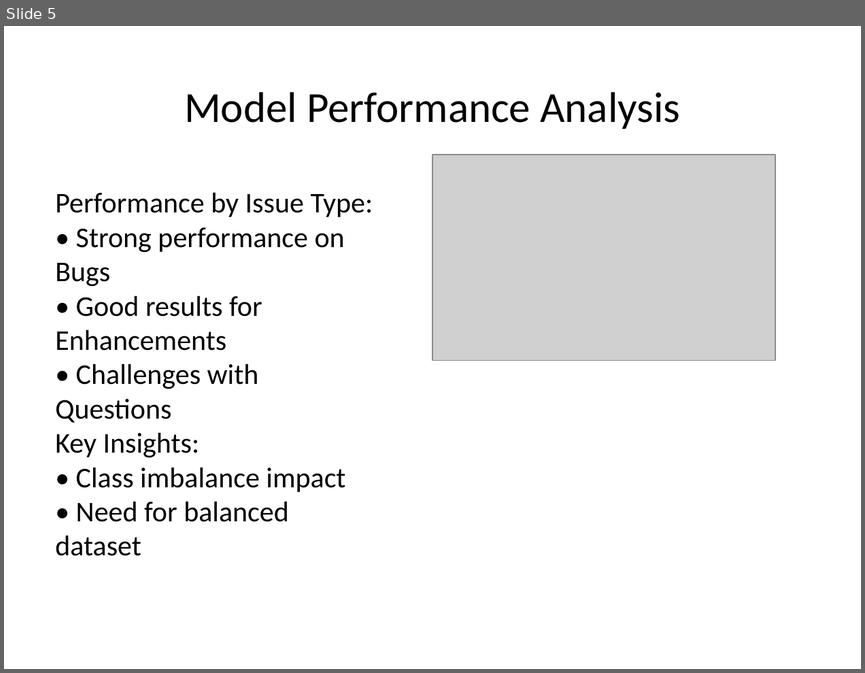
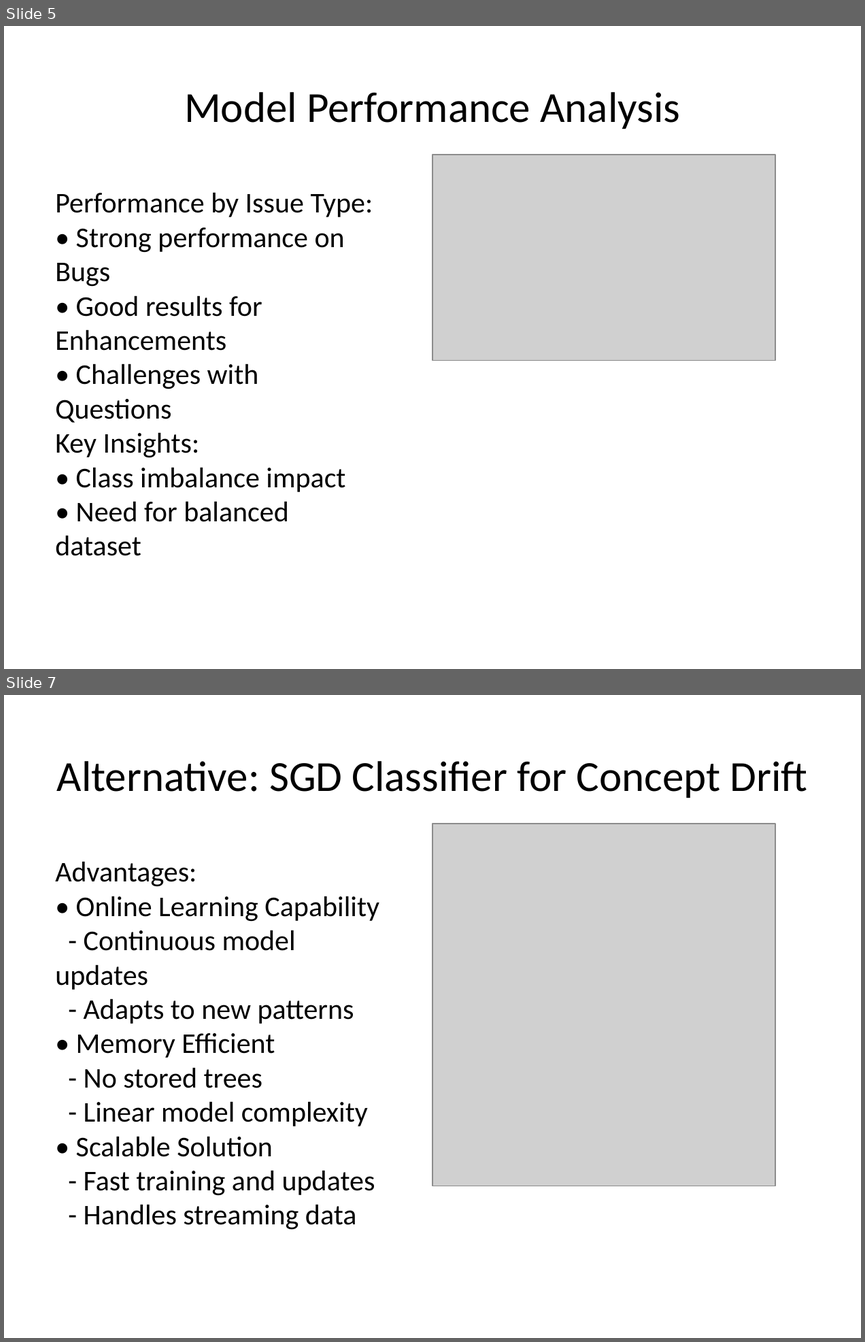
Before and after one commit to Syed007Hassan/MlPipeline-RandomForest, a slide deck: random_forest_presentation_with_images.pptx. Shown one above the other, each under a label of ours: slide 5 before the commit, slides 5 and 7 after it; the slides between them are not shown. The pictures are 865x673 and 865x1342 pixels, drawn with LibreOffice and Linux fonts; fonts in the diff are those of the drawing; grey boxes stand for pictures. Boxes give left, top, right and bottom in pixels: in the first picture for what was removed or moved away, otherwise in the second. Text is boxed around its words. In the diff, an @@ line names an element or a change of style, - is before the commit and + after.

```diff
--- a/random_forest_presentation_with_images.pptx
+++ b/random_forest_presentation_with_images.pptx
@@ slide 7 added at <box>4,695,861,1338</box>, background #FFFFFF @@
@@ title added at <box>57,761,808,798</box>, 36 pt, text #000000 @@
+Alternative: SGD Classifier for Concept Drift
@@ picture added at <box>432,824,775,1186</box> @@
@@ text added at <box>55,861,379,1229</box>, 24 pt, text #000000 @@
+Advantages:
+• Online Learning Capability
+- Continuous model updates
+- Adapts to new patterns
+• Memory Efficient
+- No stored trees
+- Linear model complexity
+• Scalable Solution
+- Fast training and updates
+- Handles streaming data
```
Also in this commit, not shown: 1 slide changed, 6 other files.
